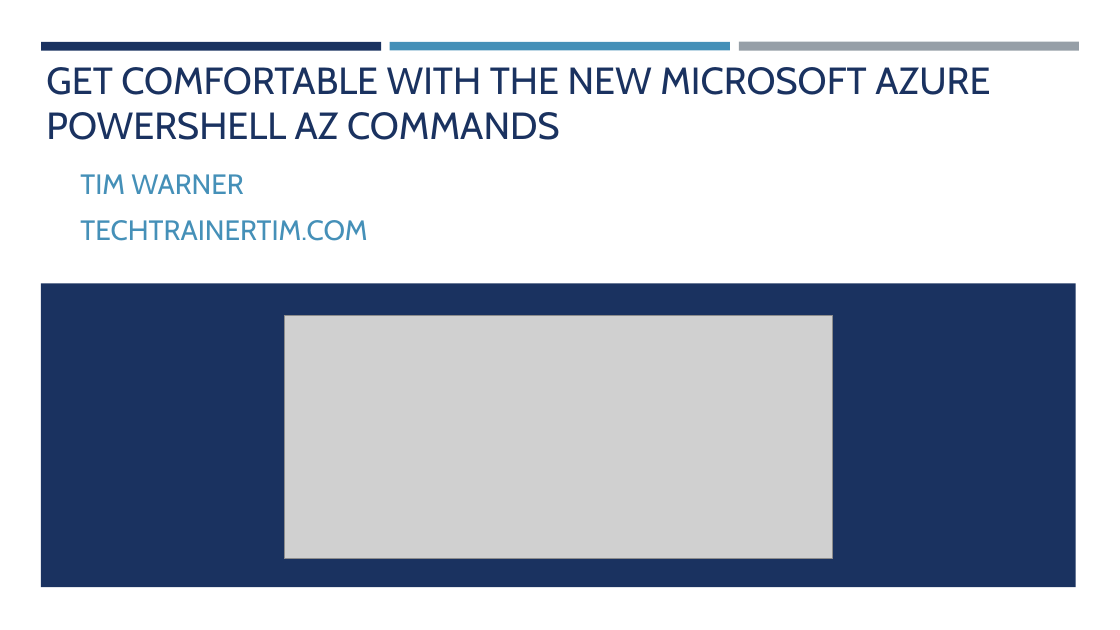
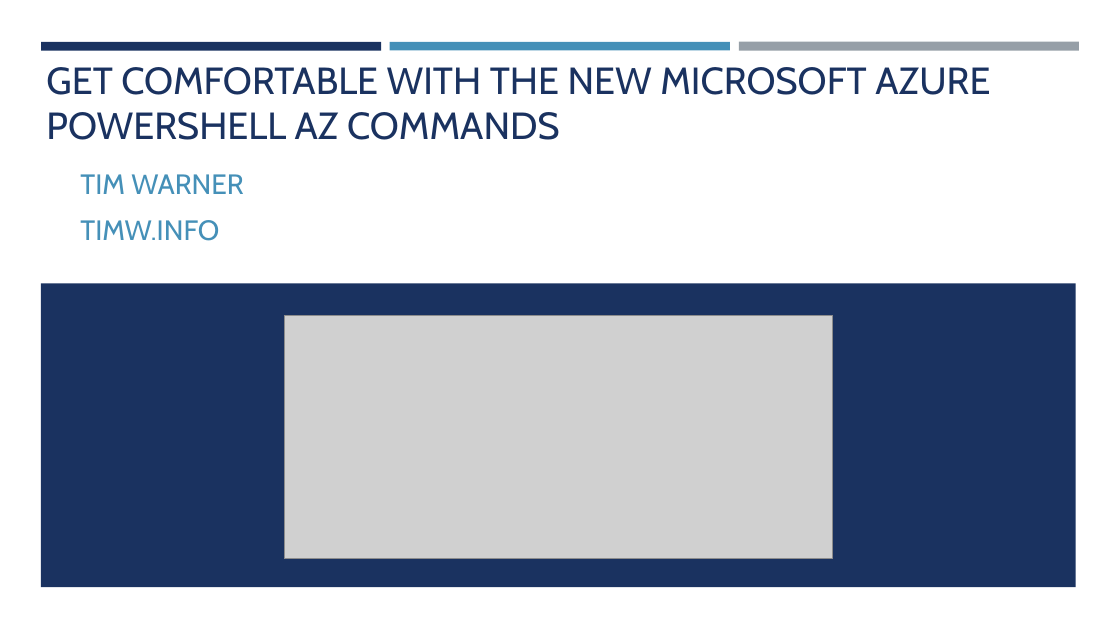
Before and after one commit to timothywarner/summer2019, a slide deck: slide 1 of psh on the river 2019/warner-az-commands-2019.pptx. Drawn at 1120x630 pixels with LibreOffice and Linux fonts; fonts in the diff are those of the drawing; grey boxes stand for pictures; background and template pictures are left out. Boxes give left, top, right and bottom in pixels: in the first picture for what was removed or moved away, otherwise in the second. Text is boxed around its words. In the diff, an @@ line names an element or a change of style, - is before the commit and + after.

```diff
--- a/psh on the river 2019/warner-az-commands-2019.pptx
+++ b/psh on the river 2019/warner-az-commands-2019.pptx
@@ subtitle at (80, 220, 219, 241): text changed @@
-TECHTRAINERTIM.COM
+TIMW.INFO
```
Also in this commit, not shown: 1 other slide changed, 1 other file.
